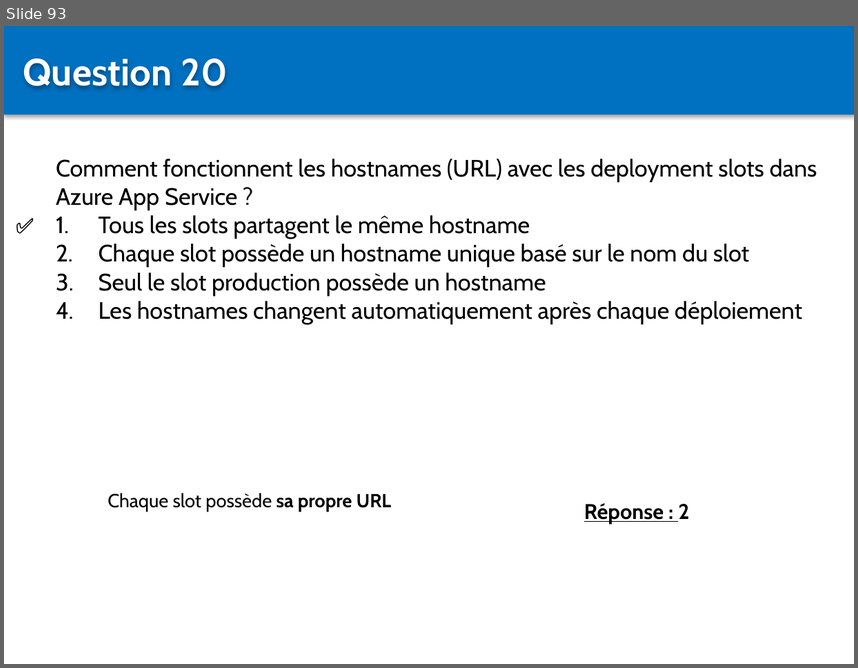
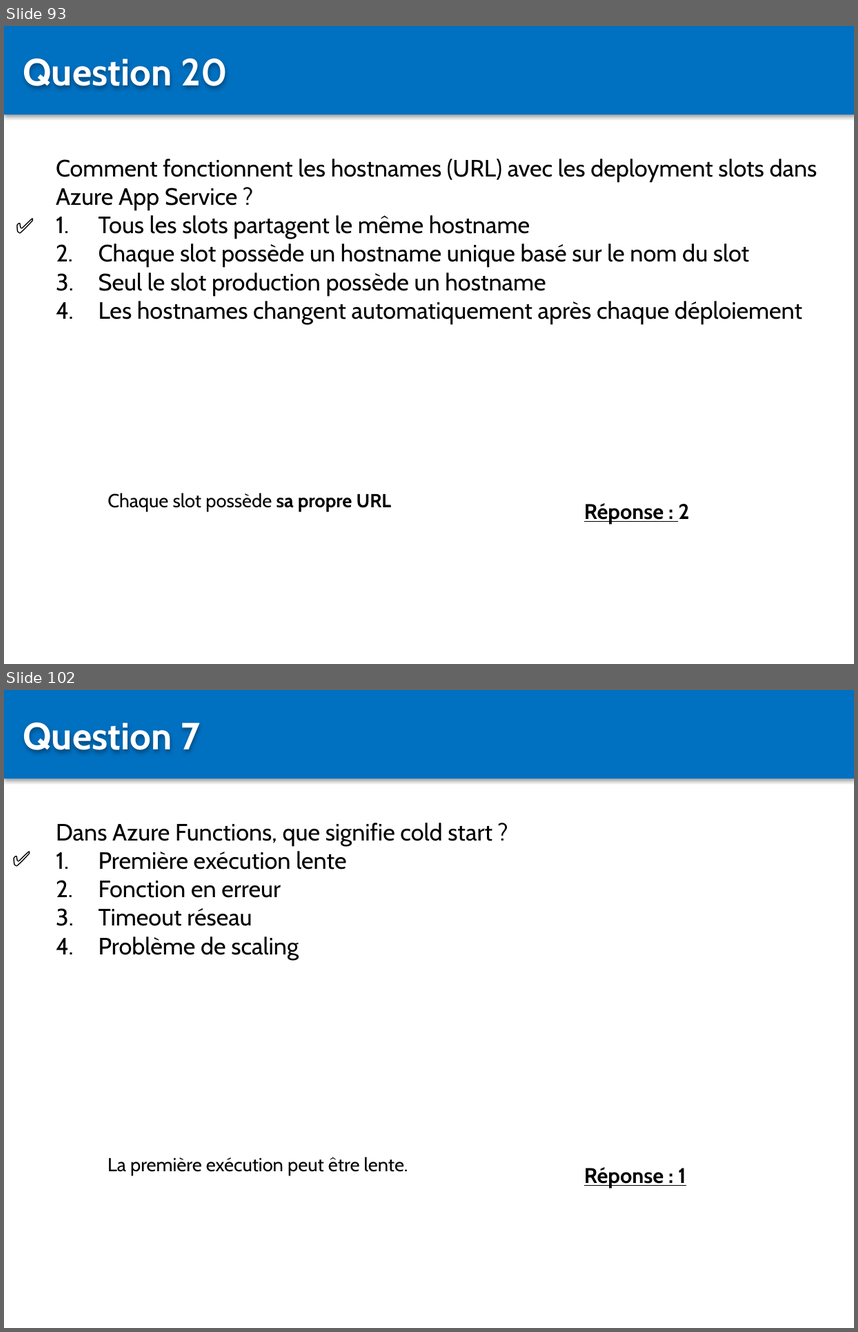
Before and after one commit to Sybaris-Classroom/az-204, a slide deck: Quiz/Quiz.pptx. Shown one above the other, each under a label of ours: slide 93 before the commit, slides 93 and 102 after it; the slides between them are not shown. The pictures are 858x668 and 858x1332 pixels, drawn with LibreOffice and Linux fonts; fonts in the diff are those of the drawing. Boxes give left, top, right and bottom in pixels: in the first picture for what was removed or moved away, otherwise in the second. Text is boxed around its words. In the diff, an @@ line names an element or a change of style, - is before the commit and + after.

```diff
--- a/Quiz/Quiz.pptx
+++ b/Quiz/Quiz.pptx
@@ slide 102 added at [4,690,854,1328], background #FFFFFF @@
@@ rectangle added at [4,690,854,778], fill #0070C0 @@
@@ text added at [23,722,200,752], 32 pt, text #FFFFFF, bold @@
+Question 7
@@ text added at [56,822,493,960], 20 pt, text #000000 @@
+Dans Azure Functions, que signifie cold start ?
+1. Première exécution lente
+2. Fonction en erreur
+3. Timeout réseau
+4. Problème de scaling
@@ text added at [4,840,56,874], 18 pt, text #000000, bold @@
+✅
@@ text added at [107,1156,408,1175], 16 pt, text #000000 @@
+La première exécution peut être lente.
@@ text added at [584,1167,686,1187], 18 pt, text #000000, bold, underline @@
+Réponse : 1
```
Also in this commit, not shown: 3 slides changed, 25 other slides added, 43 other files.
